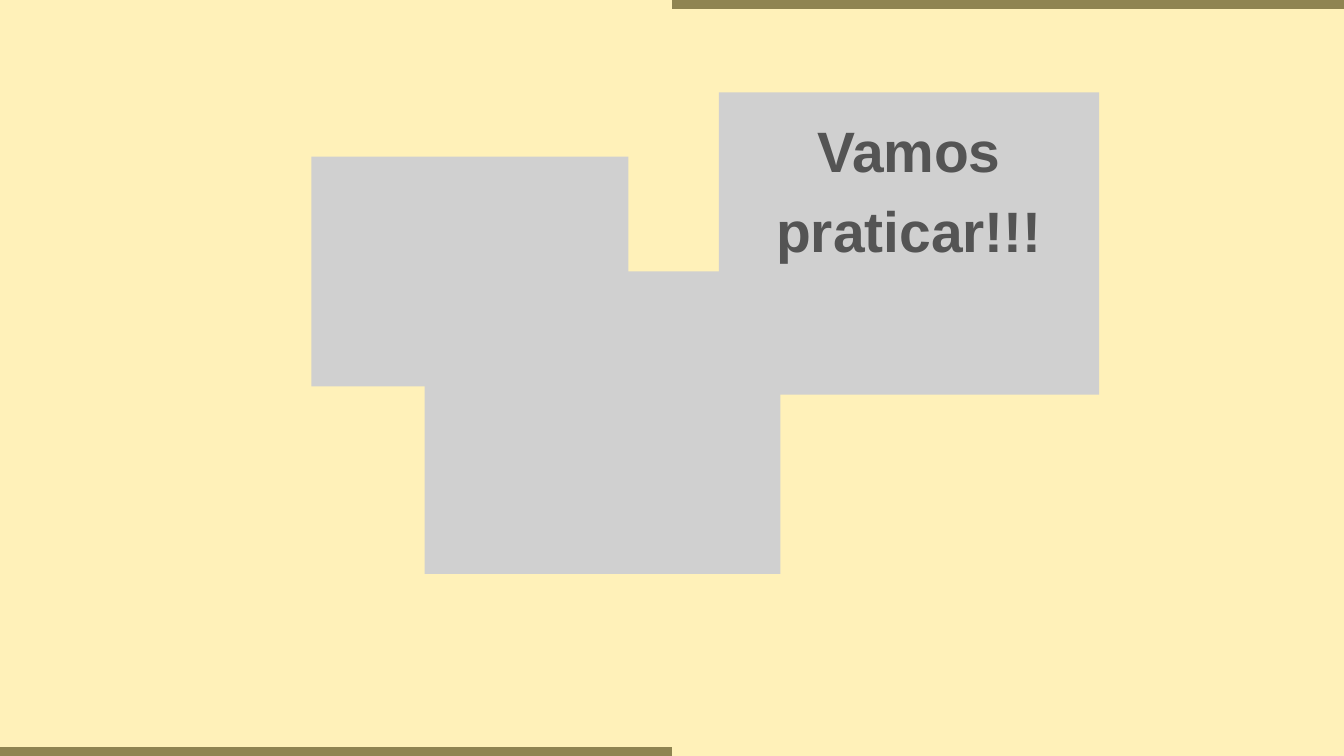
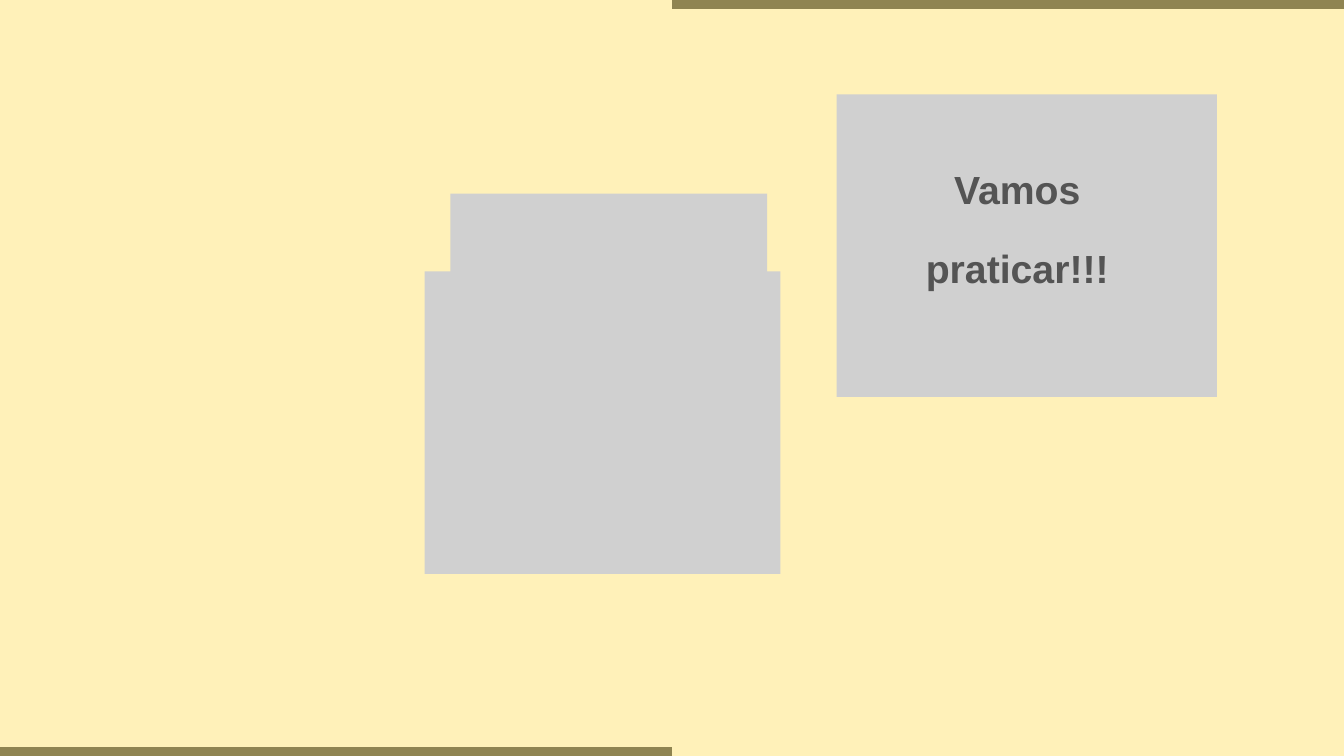
Before and after one commit to Kayo-Gabriel/DuckDB, a slide deck: slide 7 of DuckDB_054536.pptx. Drawn at 1344x756 pixels with LibreOffice and Linux fonts; fonts in the diff are those of the drawing; grey boxes stand for pictures. Boxes give left, top, right and bottom in pixels: in the first picture for what was removed or moved away, otherwise in the second. Text is boxed around its words. In the diff, an @@ line names an element or a change of style, - is before the commit and + after.

```diff
--- a/DuckDB_054536.pptx
+++ b/DuckDB_054536.pptx
@@ picture moved from (x1=719, y1=92, x2=1099, y2=394) to (x1=837, y1=95, x2=1217, y2=397) @@
@@ text "Vamos praticar!!!" moved from (x1=776, y1=133, x2=1042, y2=263) to (x1=926, y1=177, x2=1109, y2=291) @@
@@ text "Vamos praticar!!!" at (x1=926, y1=177, x2=1109, y2=291): size 61 to 42 pt @@
@@ picture moved from (x1=312, y1=157, x2=629, y2=386) to (x1=450, y1=194, x2=767, y2=423) @@
@@ picture removed at (x1=852, y1=252, x2=966, y2=366) @@
```
Also in this commit, not shown: 6 other slides changed.
